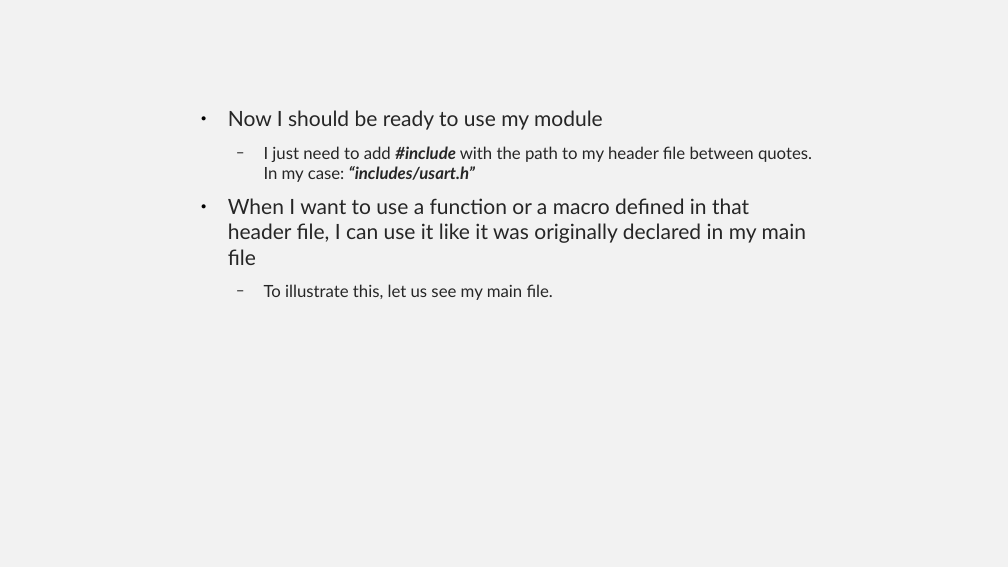
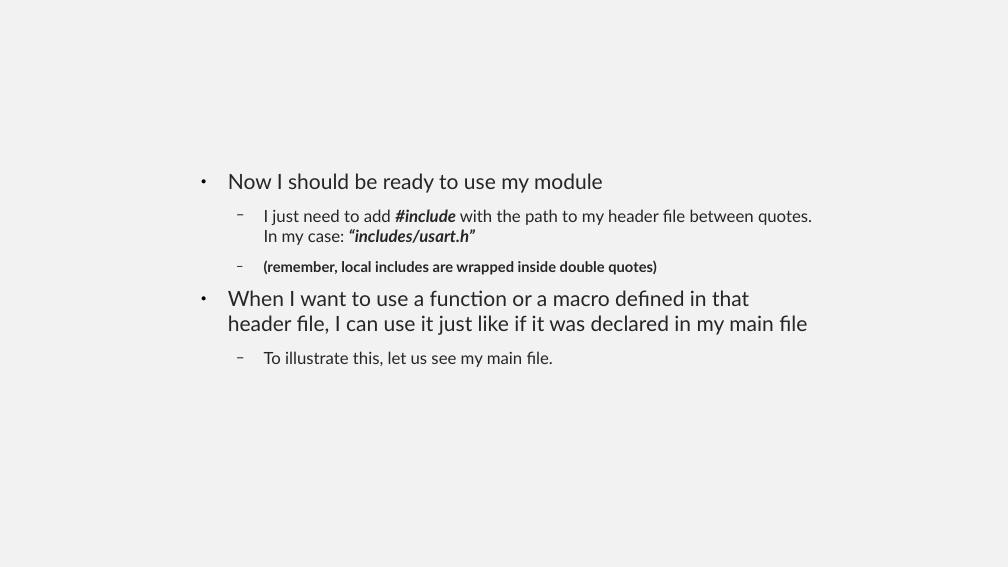
Before and after one commit to Equihua2211/I7266, a slide deck: slide 30 of 001_Slides/08_UART-USART.odp. Drawn at 1008x567 pixels with LibreOffice and Linux fonts; fonts in the diff are those of the drawing. Boxes give left, top, right and bottom in pixels: in the first picture for what was removed or moved away, otherwise in the second. Text is boxed around its words. In the diff, an @@ line names an element or a change of style, - is before the commit and + after.

```diff
--- a/001_Slides/08_UART-USART.odp
+++ b/001_Slides/08_UART-USART.odp
@@ text "Now I should be ready ...": place and size @@
-text "Now I should be ready ..." at <box>228,110,812,300</box>
+text "Now I should be ready ..." at <box>228,173,812,367</box>
@@ text at <box>228,260,807,335</box>: text changed @@
-● When I want to use a function or a macro defined in that header file, I can use it like it was originally declared in my main file
+  − (remember, local includes are wrapped inside double quotes)
+● When I want to use a function or a macro defined in that header file, I can use it just like if it was declared in my main file
```
Also in this commit, not shown: 4 other slides changed, 18 slides added, 4 other files.
